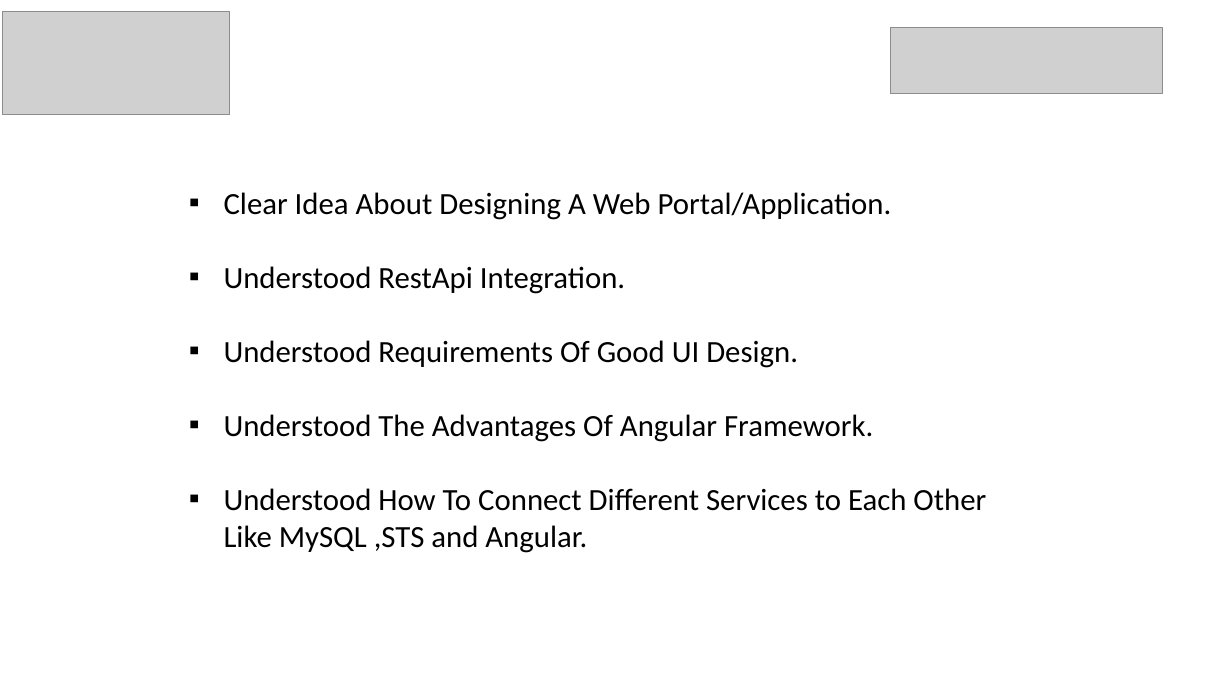
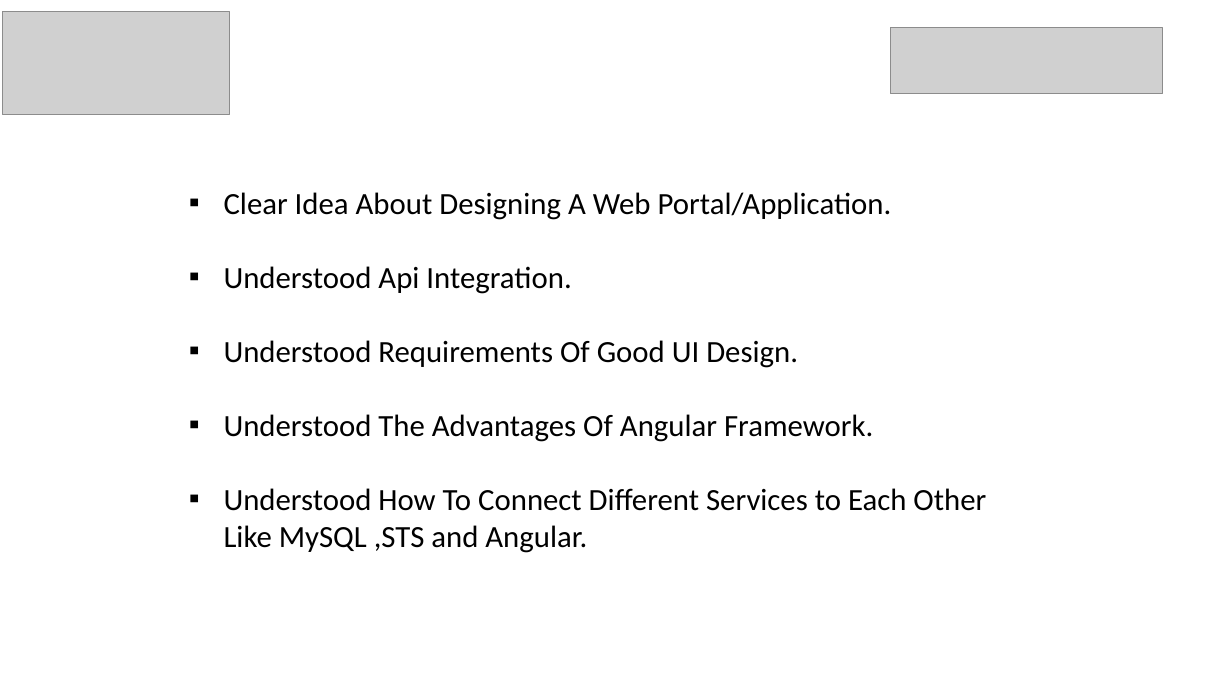
Before and after one commit to Sudhanshup7408/OnlineTrafficChallanPortal, a slide deck: slide 8 of MajorProject.pptx (slide 9 before the commit). Drawn at 1232x693 pixels with LibreOffice and Linux fonts; fonts in the diff are those of the drawing; grey boxes stand for pictures; background and template pictures are left out. Boxes give left, top, right and bottom in pixels: in the first picture for what was removed or moved away, otherwise in the second. Text is boxed around its words. In the diff, an @@ line names an element or a change of style, - is before the commit and + after.

```diff
--- a/MajorProject.pptx
+++ b/MajorProject.pptx
@@ text at (224, 266, 571, 294): text changed @@
-▪ Understood RestApi Integration.
+▪ Understood Api Integration.
```
Also in this commit, not shown: 2 other slides changed, 1 slide removed.
